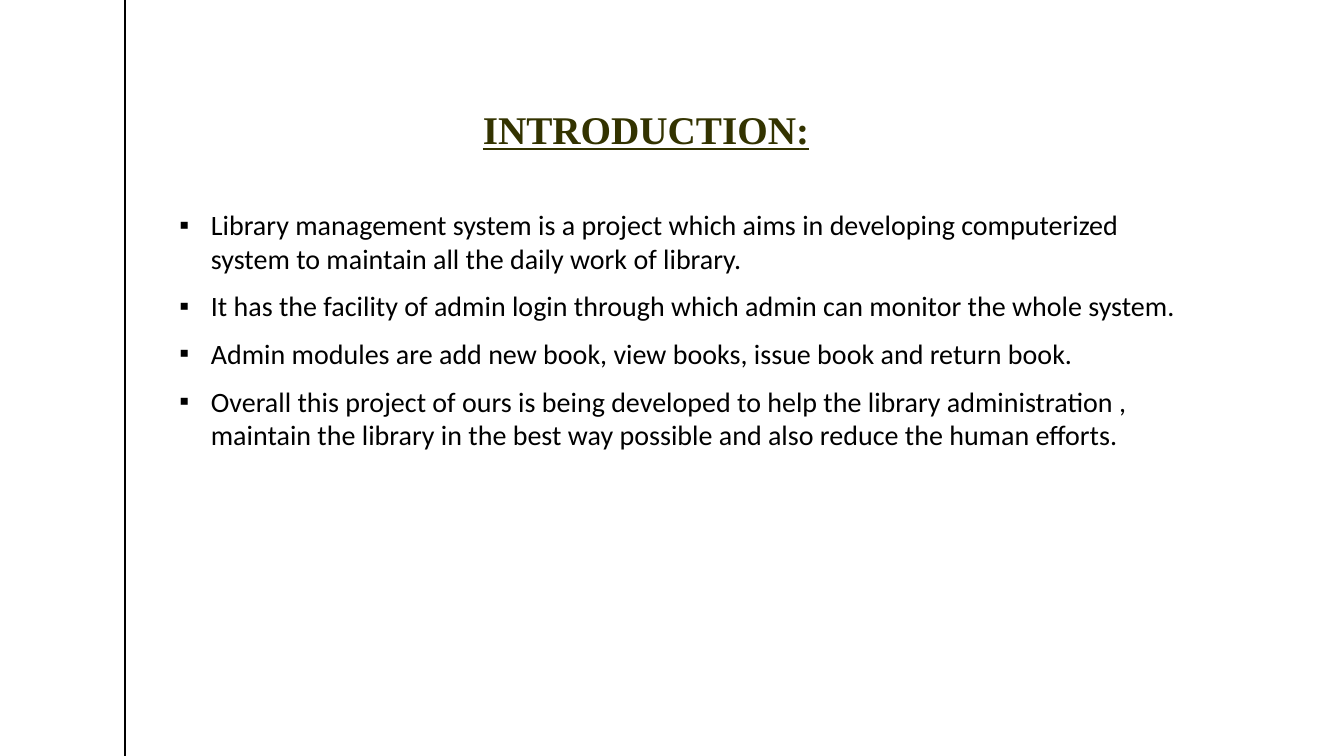
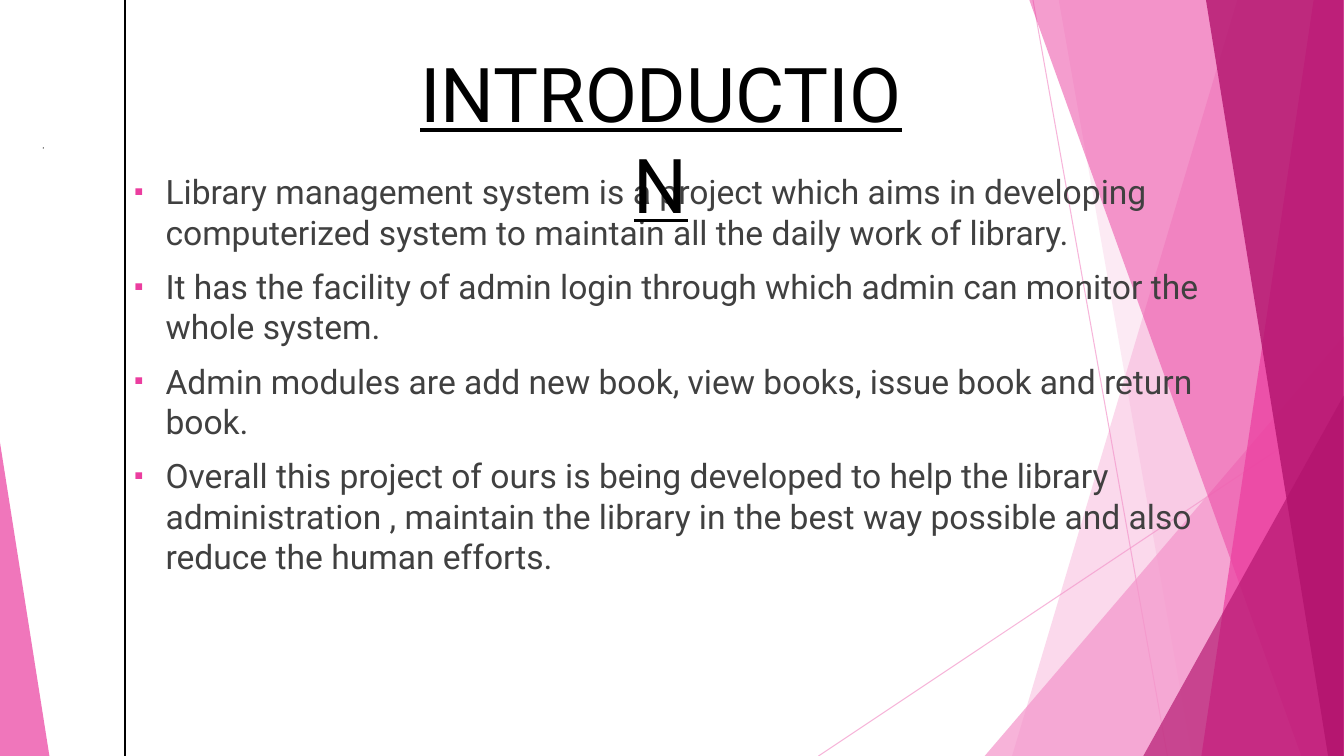
Before and after one commit to umangsaxena96/LibraryManangementSystem, a slide deck: slide 2 of DOCUMENTS/Library management system1.pptx (slide 3 before the commit). Drawn at 1344x756 pixels with LibreOffice and Linux fonts; fonts in the diff are those of the drawing. Boxes give left, top, right and bottom in pixels: in the first picture for what was removed or moved away, otherwise in the second. Text is boxed around its words. In the diff, an @@ line names an element or a change of style, - is before the commit and + after.

```diff
--- a/DOCUMENTS/Library management system1.pptx
+++ b/DOCUMENTS/Library management system1.pptx
@@ text "INTRODUCTION" at box(392, 42, 931, 144): vertical alignment bottom to top @@
@@ text at box(483, 118, 809, 150): text changed; size 28 to 54 pt; font Times New Roman to Roboto; text colour #333300 to #000000; bold off @@
-INTRODUCTION:
+INTRODUCTION
@@ text "Library management system is a ...": place and size @@
-text "Library management system is a ..." at box(211, 215, 1174, 450)
+text "Library management system is a ..." at box(166, 174, 1198, 570)
@@ text "Library management system is a ..." at box(166, 174, 1198, 570): size 20 to 24 pt, font Calibri to Roboto, text colour #000000 to #404040 @@
@@ group added at box(0, 0, 1344, 756): 5 freeform shapes, 3 triangles, 2 lines @@
```
Also in this commit, not shown: 11 other slides changed, 1 slide added, 15 slides removed, 14 other files.
